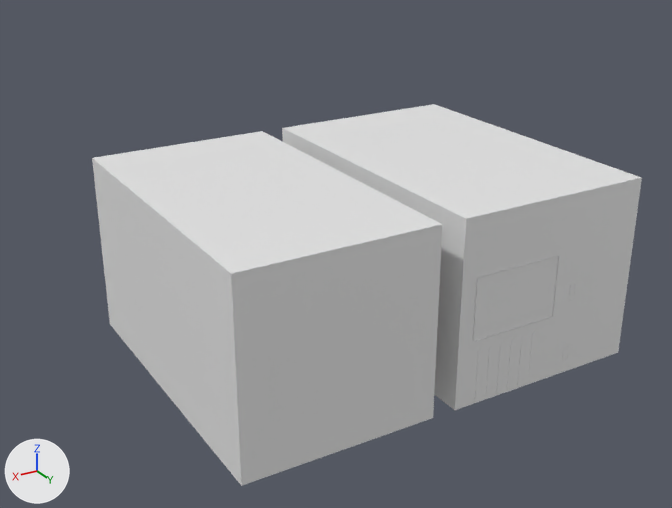
Two versions of the FBX model Meshes/Levels/ScienceHub/BathroomWest.fbx, one commit apart.
Rendered twice from a camera (50 mm lens) standing at (6.93, 39.85, 8.65) and looking at (-0.89, 26.81, 2.13). Lighting does not change. The marker at lower left points along +X, +Y and +Z. The picture after the commit comes second. Where no turn or scale is listed for an object, it has been applied to the vertices.

The older version as bpy lines, for what is in view:
```python
me_cube_066 = bpy.data.meshes.new('Cube.066')
me_cube_066.from_pydata(...)  # 108 vertices, 96 faces; spans x -0.021..1.161, y -0.316..0.261, z -0.297..0.636
me_cube_068 = bpy.data.meshes.new('Cube.068')
me_cube_068.from_pydata(...)  # 79 vertices, 73 faces; spans x -1.96..1.61, y -2.65..3.38, z -1.35..1.68
me_cube_068.materials.append(mat_foyer)  # white #e7e7e7
me_cube_071 = bpy.data.meshes.new('Cube.071')
me_cube_071.from_pydata(...)  # 79 vertices, 73 faces; spans x -1.33..1.95, y -2.65..3.38, z -1.35..1.68
me_cube_071.materials.append(mat_foyer)  # white #e7e7e7
ob_mens_bathrooms_west = bpy.data.objects.new('Mens Bathrooms West', me_cube_068)
ob_mens_bathrooms_west.location = (-2.03, 27.3, 2.45)
ob_radiator = bpy.data.objects.new('Radiator', me_cube_066)
ob_radiator.location = (-2.15, 30.43, 1.39)
ob_womansbathroomswest = bpy.data.objects.new('WomansBathroomsWest', me_cube_071)
ob_womansbathroomswest.location = (0.91, 27.3, 2.45)
```
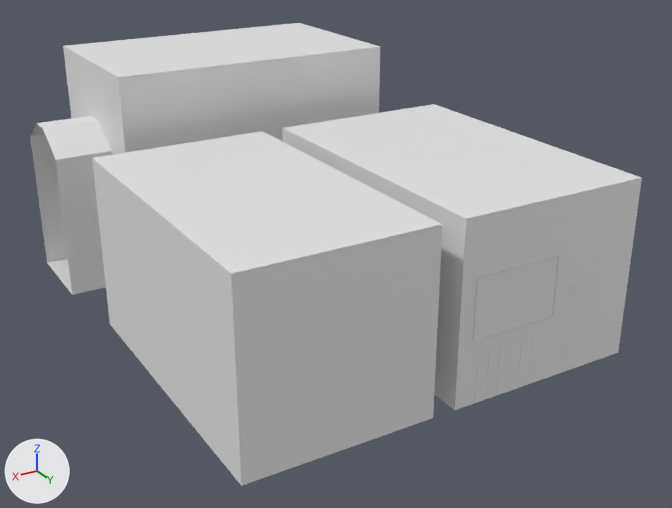
Pixel boxes [x1, y1, x2, y2] of what changed, in the pictures (672 x 508 px):
'ScienceBathrooms', added
    after: [30, 23, 380, 295]

What the commit changed:
Mesh me_cube_036 is new.
It has 68 vertices, 50 faces and spans x -4.13..2.14, y 20.61..23.86, z 0.09..4.2.
It uses material mat_foyer (white #e7e7e7).
Object 'ScienceBathrooms' (ob_sciencebathrooms) is new; it shows me_cube_036.
Its location is (0.94, 0.79, 1.0).
